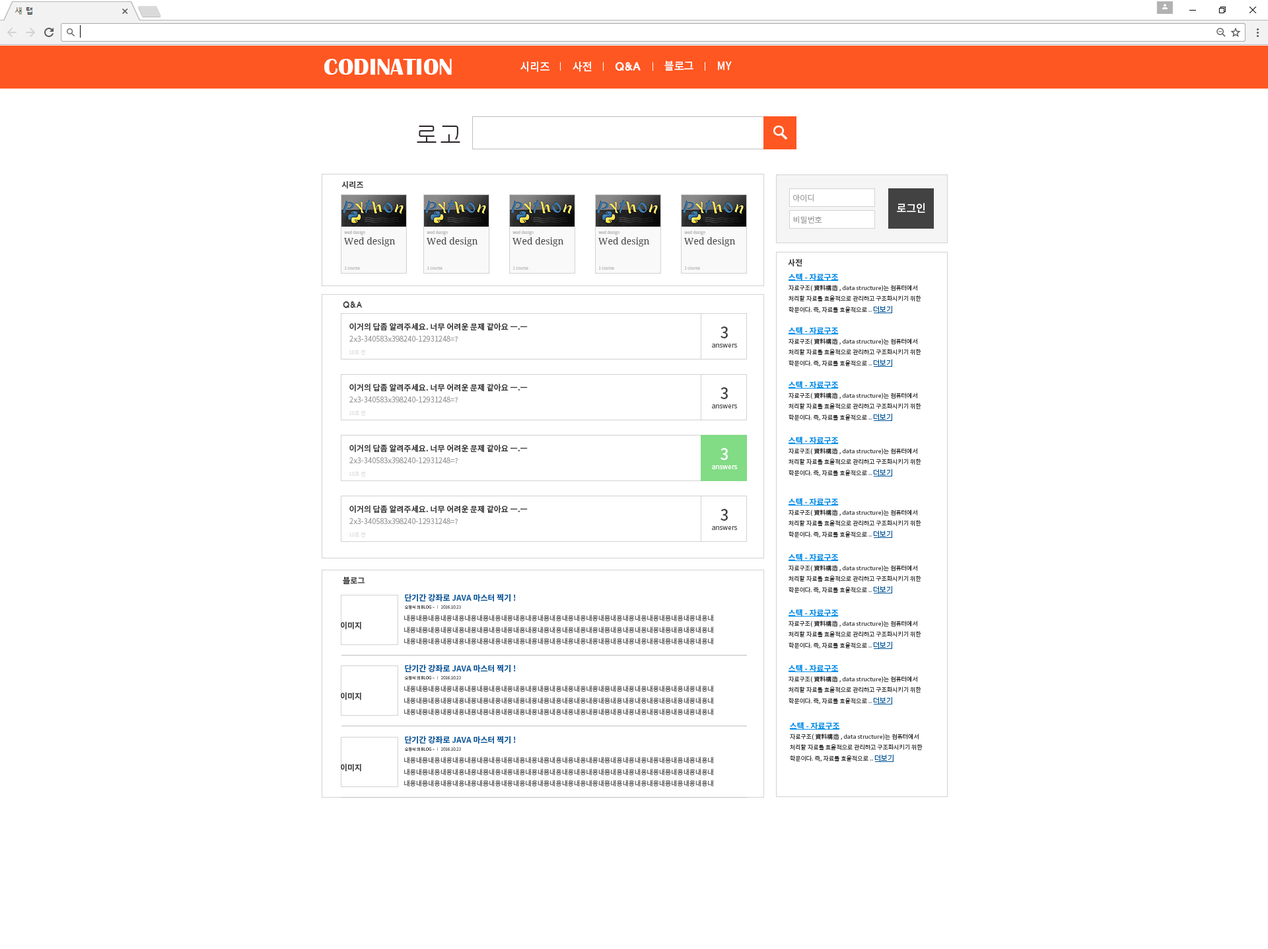
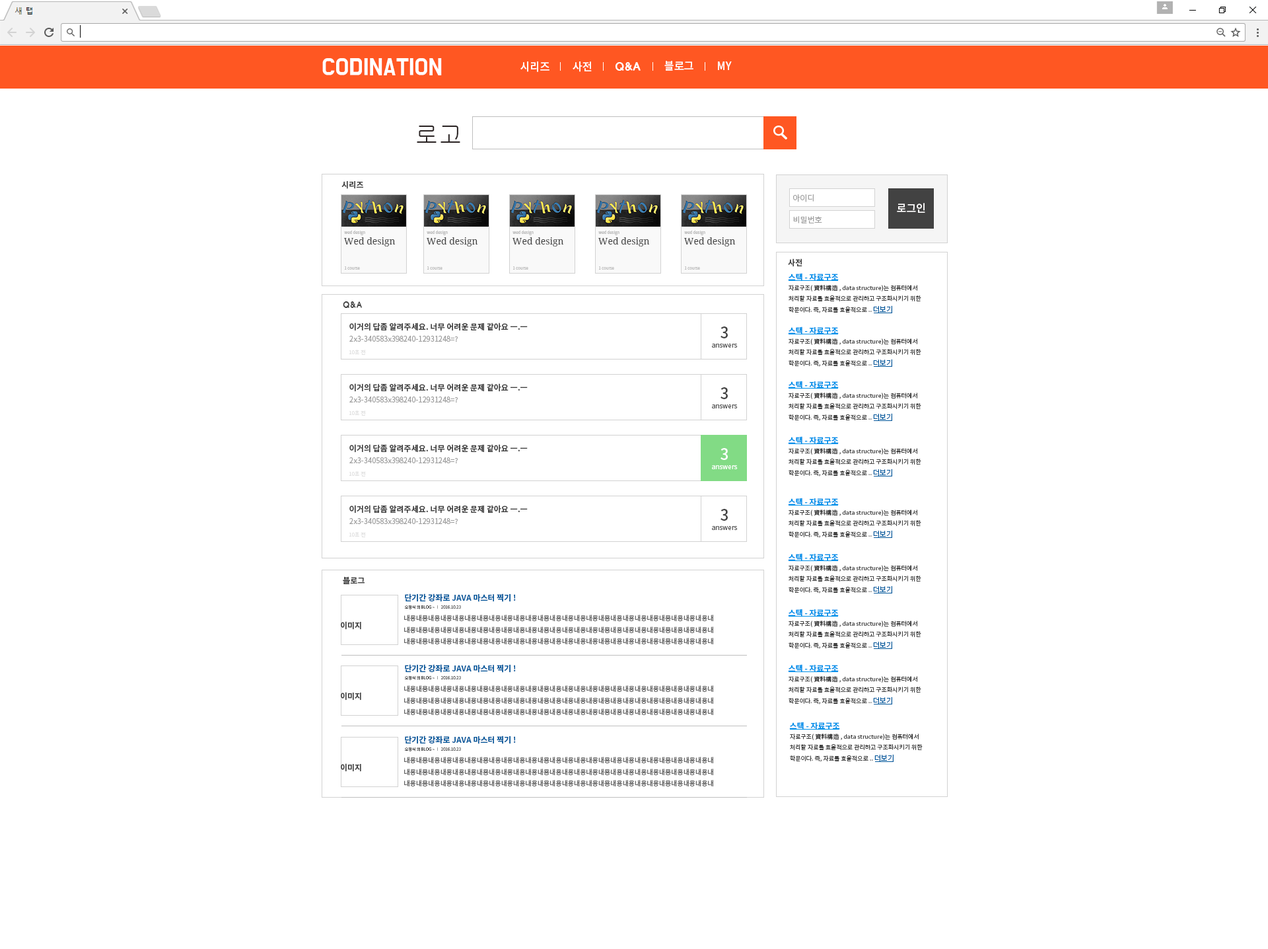
Before/after of a 1268 x 949 layered artwork. What changed in the layer stack:
painted on "CODINATION" over <box>322,58,452,76</box>
